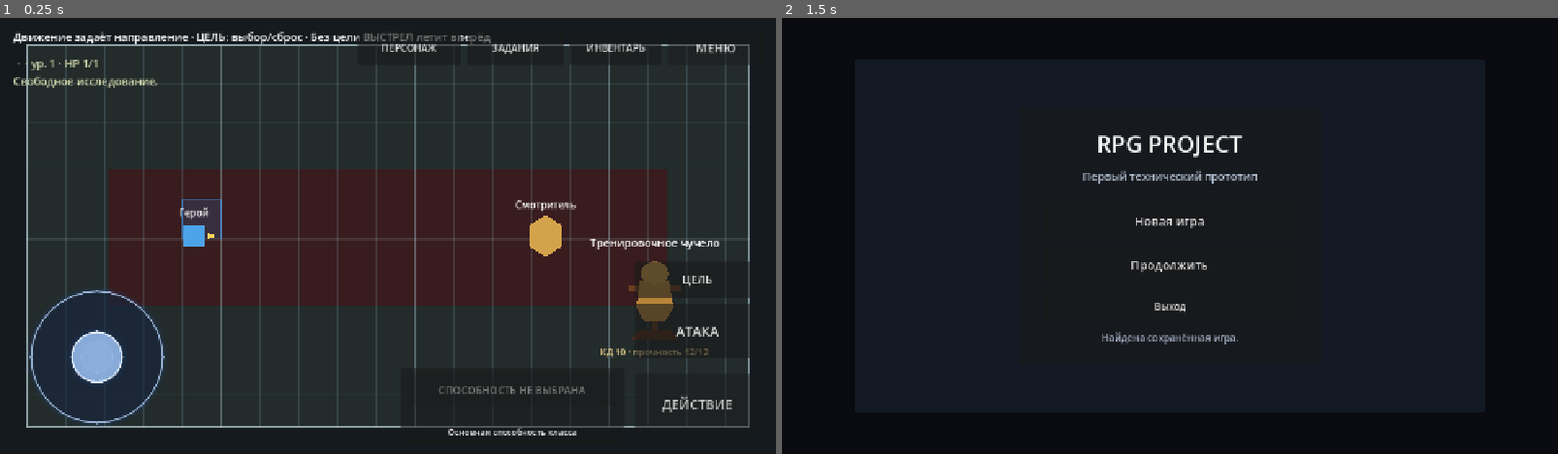
Above: before the commit, frames 1-2 (left to right).
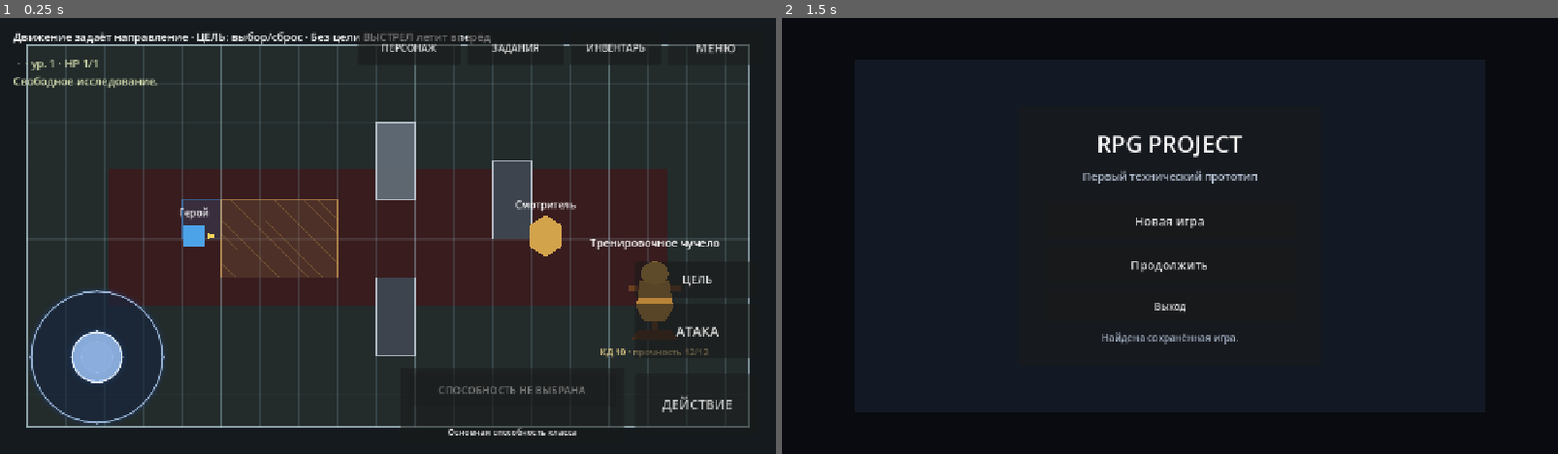
Above: after the commit, the same moments.

Repository: eretenkodaniil16-rgb/rpg-project
Game: Godot game, scene res://scenes/game/game.tscn
Same seed, same stepped clock (60 frames per second), same inputs: the game is played once before the commit and once after it. This scene is started directly instead of the project's main scene.
Inputs:
- Up to frame 1 (0.25 s): no input
- Up to frame 2 (1.5 s): click "ДЕЙСТВИЕ" at 0.5 s; click "МЕНЮ" at 1.25 s

The runs differ from the first frame. In frame 1, 3.1% of the frame differs, in the area x 28-69%, y 23-78%; in frame 2, nothing differs.

Commit message:
feat: enable SRD combat controller in game scene

Diff:
--- a/scenes/game/game.tscn
+++ b/scenes/game/game.tscn
@@ -1,6 +1,6 @@
 [gd_scene load_steps=9 format=3]
 
-[ext_resource type="Script" path="res://scripts/game/game_turn_based.gd" id="1_game"]
+[ext_resource type="Script" path="res://scripts/game/game_srd_combat.gd" id="1_game"]
 [ext_resource type="Script" path="res://scripts/game/player_combat.gd" id="2_player"]
 [ext_resource type="Script" path="res://scripts/game/npc.gd" id="3_npc"]
 [ext_resource type="Script" path="res://scripts/ui/dialogue_ui.gd" id="4_dialogue"]
